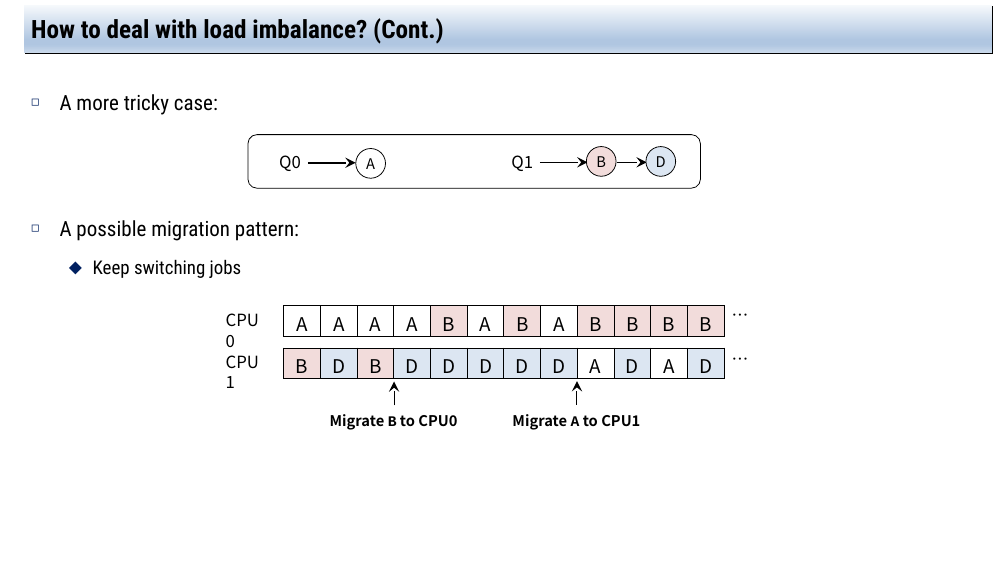
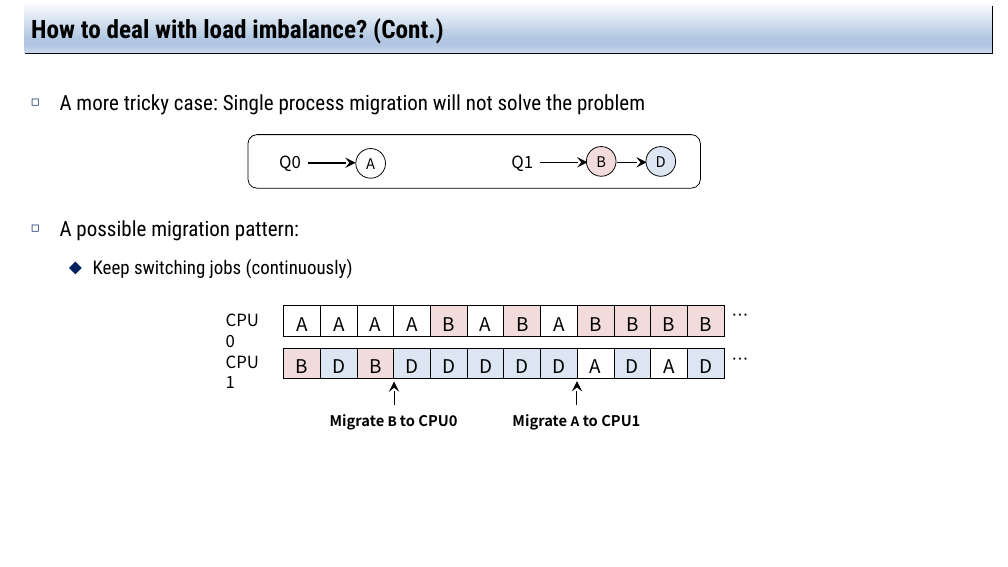
Before and after one commit to jachermocilla/extra-course-materials, a slide deck: slide 19 of cmsc125/ostep/slides/01.Virtualization/10.Multiprocessor_Scheduling(Advanced).pptx. Drawn at 1008x567 pixels with LibreOffice and Linux fonts; fonts in the diff are those of the drawing. Boxes give left, top, right and bottom in pixels: in the first picture for what was removed or moved away, otherwise in the second. Text is boxed around its words. In the diff, an @@ line names an element or a change of style, - is before the commit and + after.

```diff
--- a/cmsc125/ostep/slides/01.Virtualization/10.Multiprocessor_Scheduling(Advanced).pptx
+++ b/cmsc125/ostep/slides/01.Virtualization/10.Multiprocessor_Scheduling(Advanced).pptx
@@ text at (60, 94, 645, 115): text changed @@
-◻ A more tricky case:
+◻ A more tricky case: Single process migration will not solve the problem
@@ text at (93, 259, 353, 278): text changed @@
-  ⬥ Keep switching jobs
+  ⬥ Keep switching jobs (continuously)
```
Also in this commit, not shown: 11 other slides changed, 2 other files.
